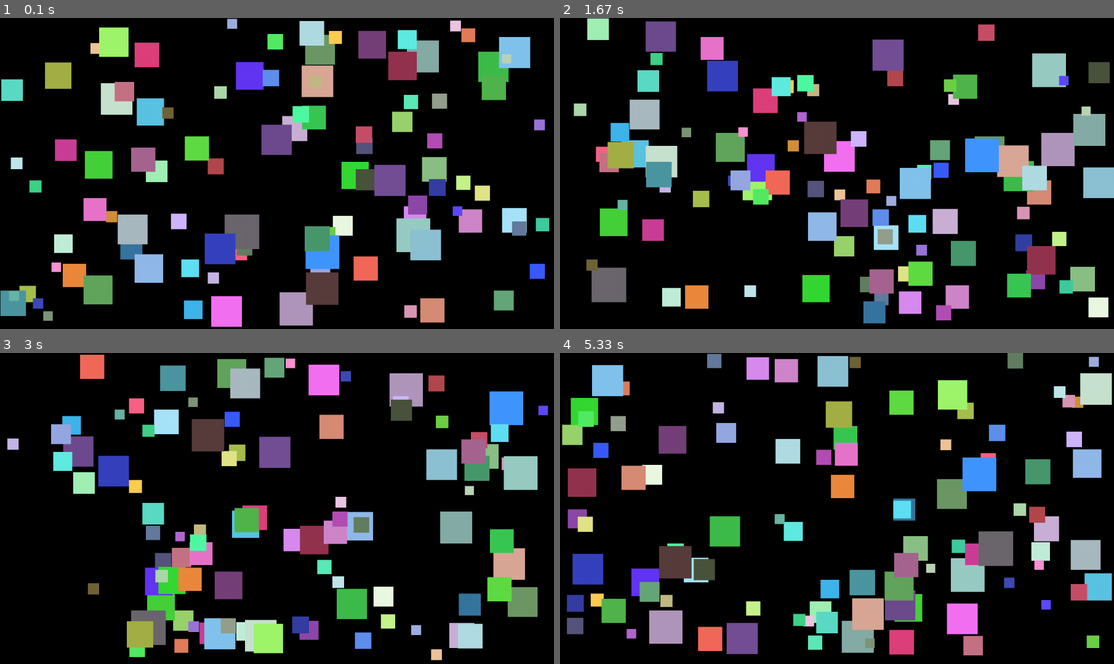
Above: before the commit, frames 1-4 (two rows, left to right).
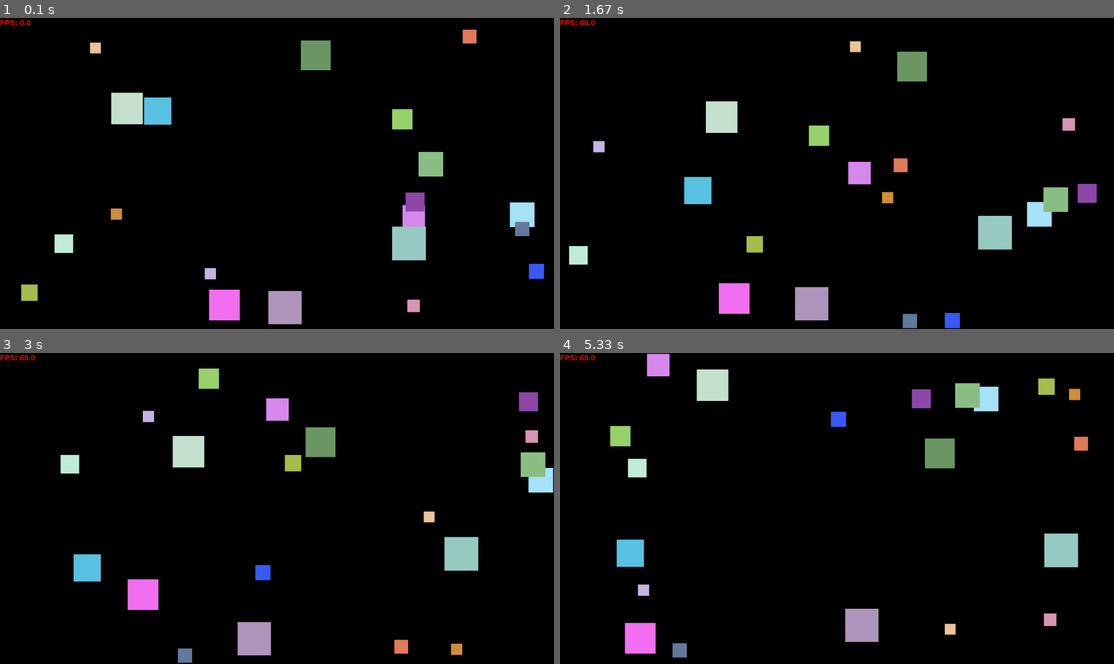
Above: after the commit, the same moments.

Repository: Azoz-eu/lab8-pygame
Game: pygame game, started from main.py
The game is run twice, just before and just after one commit, with the same random seed, the same clock (stepped at 60 frames per second) and the same inputs.
Inputs:
- Up to frame 1 (0.1 s): no input
- Up to frame 2 (1.67 s): no input
- Up to frame 3 (3 s): no input
- Up to frame 4 (5.33 s): no input

The runs differ from the first frame. In frame 1, 24% of the frame differs, in the area x 0-100%, y 0-100%; in frame 2, 30%; in frame 3, 28%; in frame 4, 30%.

Commit message:
lab 8 pygame

Diff:
--- a/main.py
+++ b/main.py
@@ -1,23 +1,31 @@
 """
 Moving Squares Pygame Application
 
-A simple pygame program that displays 10 randomly positioned squares
+A simple pygame program that displays any randomly positioned squares
 that move around the screen and bounce off the edges.
 """
 
 import pygame
 import random
-from typing import Tuple, List
+import math
+from typing import List
 
 # Constants
 SCREEN_WIDTH = 1280
 SCREEN_HEIGHT = 720
 FPS = 60
-NUM_SQUARES = 100
+NUM_SQUARES = 20
 MIN_SQUARE_SIZE = 20
 MAX_SQUARE_SIZE = 80
 MIN_VELOCITY = 1
 MAX_VELOCITY = 5
+FLEE_RADIUS = 180
+FLEE_STRENGTH = 0.35
+CHASE_RADIUS = 200
+CHASE_STRENGTH = 0.25
+RANDOM_JITTER = 0.12
+MIN_DYNAMIC_SPEED = 0.7
+MAX_DYNAMIC_SPEED = 6.0
 
 
 class Square:
@@ -50,8 +58,73 @@
             random.randint(50, 255),
         )
 
-    def update(self) -> None:
-        """Update square position and handle bouncing off walls."""
+    def target_speed(self) -> float:
+        """Compute the preferred speed from the square's size."""
+        size_ratio = (self.size - MIN_SQUARE_SIZE) / (MAX_SQUARE_SIZE - MIN_SQUARE_SIZE)
+        return MAX_DYNAMIC_SPEED - size_ratio * (MAX_DYNAMIC_SPEED - MIN_DYNAMIC_SPEED)
+
+    def update(self, all_squares: List["Square"]) -> None:
+        """Update position with random drift and flee from larger nearby squares, and chase smaller ones."""
+        # Keep trajectories feeling organic with slight random drift.
+        self.vx += random.uniform(-RANDOM_JITTER, RANDOM_JITTER)
+        self.vy += random.uniform(-RANDOM_JITTER, RANDOM_JITTER)
+
+        # Smaller squares steer away from nearby larger squares.
+        flee_x = 0.0
+        flee_y = 0.0
+
+        # Larger squares chase nearby smaller squares
+        chase_x = 0.0
+        chase_y = 0.0
+
+        self_center_x = self.x + self.size / 2
+        self_center_y = self.y + self.size / 2
+
+        for other in all_squares:
+            if other is self:
+                continue
+
+            other_center_x = other.x + other.size / 2
+            other_center_y = other.y + other.size / 2
+            dx = self_center_x - other_center_x
+            dy = self_center_y - other_center_y
+            distance_sq = dx * dx + dy * dy
+
+            # Fleeing: smaller squares run away from larger ones
+            if other.size > self.size and 0.0 < distance_sq < FLEE_RADIUS * FLEE_RADIUS:
+                distance = math.sqrt(distance_sq)
+                influence = (FLEE_RADIUS - distance) / FLEE_RADIUS
+                flee_x += (dx / distance) * influence
+                flee_y += (dy / distance) * influence
+
+            # Chasing: larger squares chase smaller ones
+            if (
+                other.size < self.size
+                and 0.0 < distance_sq < CHASE_RADIUS * CHASE_RADIUS
+            ):
+                distance = math.sqrt(distance_sq)
+                influence = (CHASE_RADIUS - distance) / CHASE_RADIUS
+                # Chase towards the other square (opposite direction of flee)
+                chase_x -= (dx / distance) * influence
+                chase_y -= (dy / distance) * influence
+
+        self.vx += flee_x * FLEE_STRENGTH
+        self.vx += chase_x * CHASE_STRENGTH
+        self.vy += flee_y * FLEE_STRENGTH
+        self.vy += chase_y * CHASE_STRENGTH
+
+        # Keep speed near the size-based target so larger squares move slower.
+        speed = math.hypot(self.vx, self.vy)
+        target_speed = self.target_speed()
+        if speed > target_speed:
+            scale = target_speed / speed
+            self.vx *= scale
+            self.vy *= scale
+        elif 0.0 < speed < target_speed:
+            scale = target_speed / speed
+            self.vx *= scale
+            self.vy *= scale
+
         # Update position based on velocity
         self.x += self.vx
         self.y += self.vy
@@ -100,6 +173,7 @@
 
         # Clock for controlling frame rate
         self.clock = pygame.time.Clock()
+        self.font = pygame.font.SysFont("Arial", 18, bold=True)
 
         # Create squares
         self.squares: List[Square] = [
@@ -121,7 +195,7 @@
     def update(self) -> None:
         """Update game logic (move squares, check collisions, etc.)."""
         for square in self.squares:
-            square.update()
+            square.update(self.squares)
 
     def draw(self) -> None:
         """Draw all game objects on the screen."""
@@ -131,6 +205,12 @@
         # Draw all squares
         for square in self.squares:
             square.draw(self.screen)
+
+        # Draw FPS in the top-left corner.
+        fps_text = self.font.render(
+            f"FPS: {self.clock.get_fps():.1f}", True, (255, 0, 0)
+        )
+        self.screen.blit(fps_text, (0, 0))
 
         # Update the display
         pygame.display.flip()
Not shown, added: .github/agents/architecture-graphs.agent.md
Not shown, added: .github/agents/code-explorer-template.html
Not shown, added: .github/agents/code-explorer.agent.md
Not shown, added: .github/agents/flash-quiz-site.agent.md
Not shown, changed: .github/agents/journal-logger.agent.md
Not shown, added: .github/agents/light-refactoring.agent.md
Not shown, changed: JOURNAL.md
Not shown, added: MY_NOTES.MD
Not shown, added: docs/architecture.html
Not shown, added: docs/architecture.md
Not shown, added: docs/code_explorer.html
Not shown, added: docs/study_tool.html
(and 1 more such lines)
